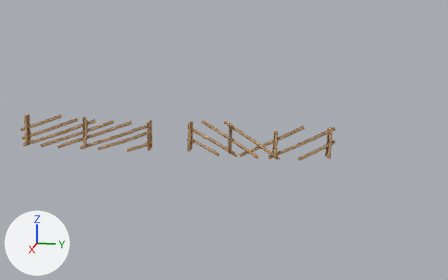
One commit to the FBX model Kalevala Pinball/Assets/Models/Launcher Fence.FBX: the scene before it, then after it.
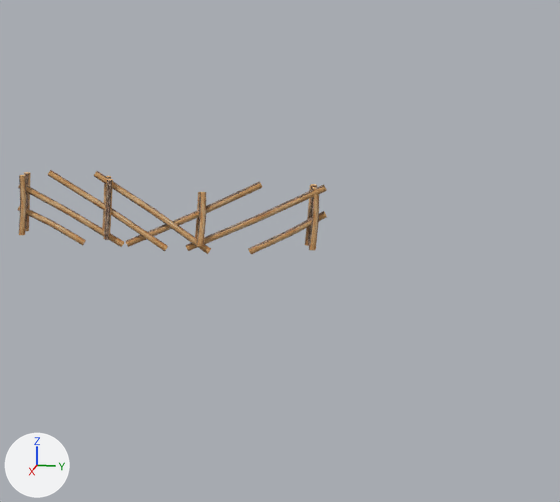
Old and new are each drawn whole from a camera (50 mm lens) standing at (0.955, 0.031, 0.198) and looking at (0.223, -0.115, 0.015) and again close up on the part from 40% to 100% of the width and 14% to 100% of the height. Arrows for +X, +Y and +Z are at lower left; the lights stay in place. Where no turn or scale is listed for an object, it has been applied to the vertices.

Objects in the first close-up: 'Fence Post014', 'Fence Post018', 'Fence Post020', 'Fence Post023', 'Fence Post045', 'Fence Post046'.
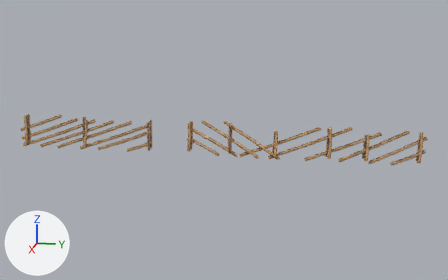
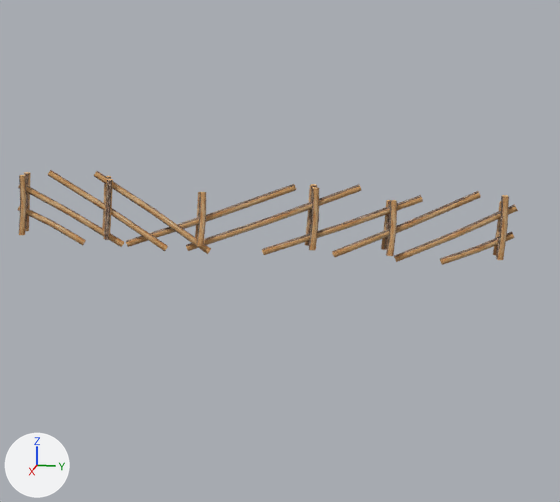
What the commit changed:
Mesh me_mesh_031 is new.
It has 25 vertices, 20 faces and spans x -0.0032..0.002, y -0.0009..0.0649, z -0.0018..0.0348.
It uses material mat_14___default.
Mesh me_mesh_030 is new.
It has 25 vertices, 20 faces and spans x -0.002..0.003, y -0.002..0.0035, z 0.0..0.0311.
It uses material mat_14___default.
Mesh me_mesh_035 is new.
It has 25 vertices, 20 faces and spans x -0.002..0.0069, y -0.0009..0.0791, z -0.0018..0.0423.
It uses material mat_14___default.
Mesh me_mesh_034 is new.
It has 25 vertices, 20 faces and spans x -0.0035..0.002, y -0.0009..0.0392, z -0.0018..0.0193.
It uses material mat_14___default.
Object 'Fence Post023' (ob_fence_post023) turns from (-62, 0, -3.5) to (-67, 0, -0.3) degrees about x, y and z.
Object 'Fence Post023' (ob_fence_post023) is rescaled from (1.0, 1.0, 2.45) to (1.0, 1.0, 2.95).
Object 'Fence Post046' (ob_fence_post046) turns from (-62, 0, -4.7) to (-68, -0.4, -2.7) degrees about x, y and z.
Object 'Fence Post046' (ob_fence_post046) is rescaled from (1.0, 1.0, 2.45) to (1.0, 1.0, 2.93).
Object 'Fence Post045' (ob_fence_post045) moves from (22.42, -2.24, -0.412) to (22.42, -1.471, -0.412).
Object 'Fence Post045' (ob_fence_post045) turns from (-60, 0, 0) to (-67, 0, 0) degrees about x, y and z.
Object 'Fence Post045' (ob_fence_post045) is rescaled from (1.0, 1.0, 1.35) to (1.0, 1.0, 2.64).
Object 'Fence Post049' (ob_fence_post049) is new; it shows me_mesh_031.
Its location is (0.2242, 0.0605, -0.004).
Object 'Fence Post047' (ob_fence_post047) is new; it shows a copy of the mesh of ob_fence_post016.
Its location is (0.2282, 0.1171, 0.0).
Object 'Fence Post048' (ob_fence_post048) is new; it shows me_mesh_030.
Its location is (0.2186, 0.1163, 0.0).
Object 'Fence Post053' (ob_fence_post053) is new; it shows me_mesh_035.
Its location is (0.2217, 0.0256, -0.004).
Object 'Fence Post052' (ob_fence_post052) is new; it shows me_mesh_034.
Its location is (0.2249, 0.0856, -0.0041).
Object 'Fence Post051' (ob_fence_post051) is new; it shows a copy of the mesh of ob_fence_post044.
Its location is (0.2186, 0.0544, 0.0).
Object 'Fence Post050' (ob_fence_post050) is new; it shows a copy of the mesh of ob_fence_post043.
Its location is (0.2323, 0.057, 0.0).

Boxes (x1, y1, x2, y2) around the edits, measured in the close-ups (560 x 502 px):
'Fence Post023', turned, rescaled
    before: (186, 185, 326, 251)
    after: (186, 184, 361, 251)
'Fence Post046', turned, rescaled
    before: (126, 182, 262, 247)
    after: (126, 184, 296, 247)
'Fence Post045', moved, turned, rescaled
    before: (248, 211, 327, 254)
    after: (262, 195, 423, 255)
'Fence Post053', added
    after: (332, 191, 481, 257)
'Fence Post049', added
    after: (394, 204, 518, 262)
'Fence Post047', added
    after: (496, 195, 509, 260)
'Fence Post052', added
    after: (440, 232, 514, 265)
'Fence Post050', added
    after: (386, 200, 397, 256)
'Fence Post051', added
    after: (381, 200, 390, 250)
'Fence Post048', added
    after: (493, 201, 501, 255)
